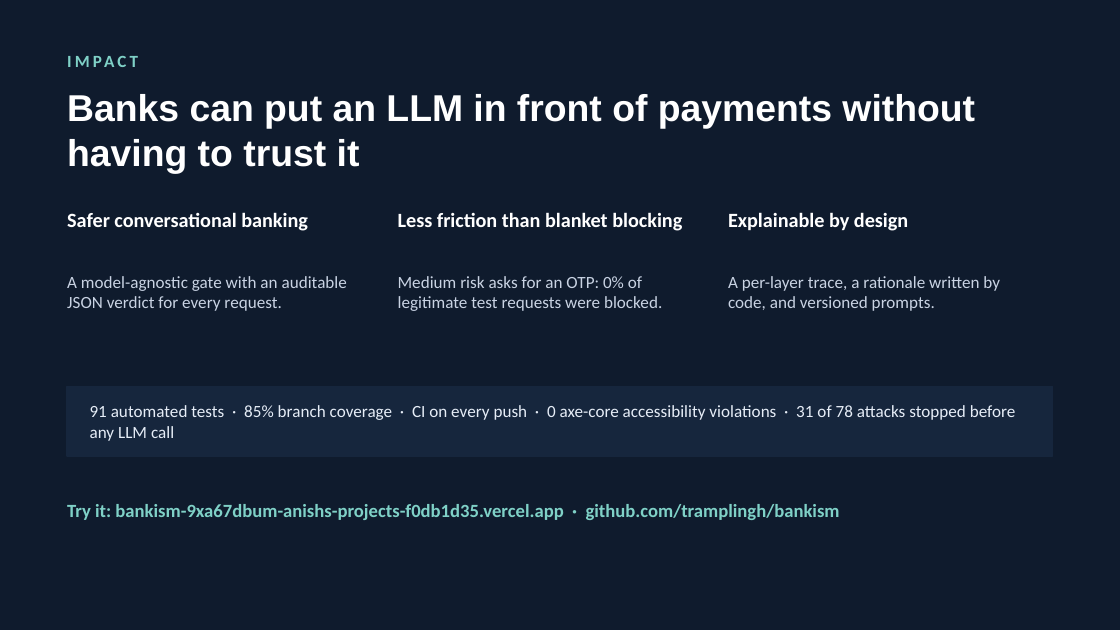
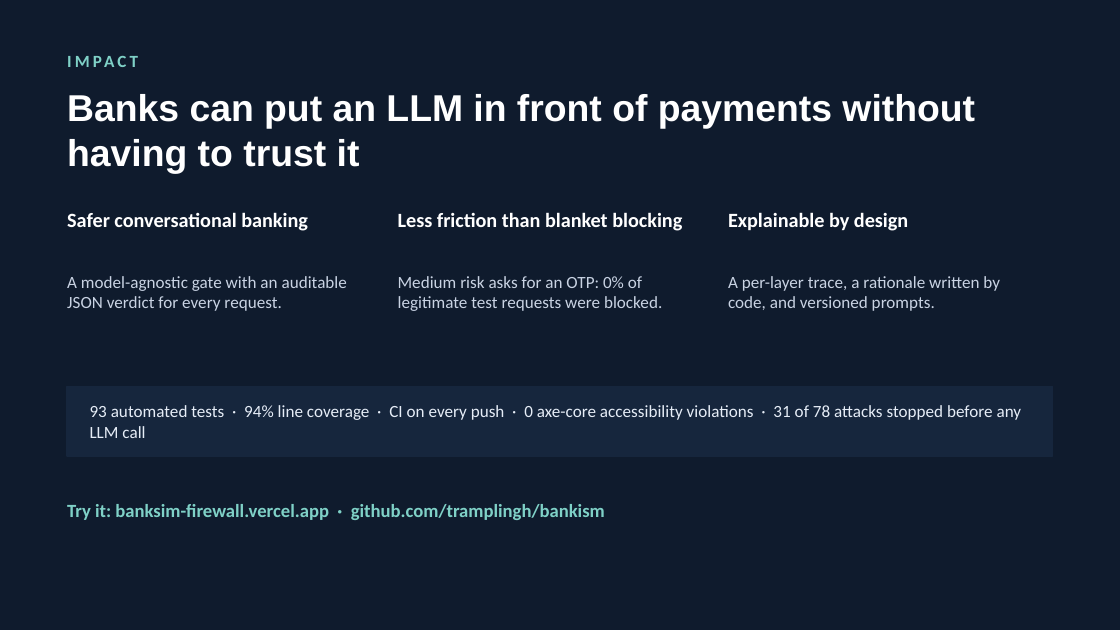
Before and after one commit to tramplingh/Bankism, a slide deck: slide 8 of docs/deck/Bankism.pptx. Drawn at 1120x630 pixels with LibreOffice and Linux fonts; fonts in the diff are those of the drawing. Boxes give left, top, right and bottom in pixels: in the first picture for what was removed or moved away, otherwise in the second. Text is boxed around its words. In the diff, an @@ line names an element or a change of style, - is before the commit and + after.

```diff
--- a/docs/deck/Bankism.pptx
+++ b/docs/deck/Bankism.pptx
@@ text at (90,405,1022,438): text changed @@
-91 automated tests · 85% branch coverage · CI on every push · 0 axe-core accessibility violations · 31 of 78 attacks stopped before any LLM call
+93 automated tests · 94% line coverage · CI on every push · 0 axe-core accessibility violations · 31 of 78 attacks stopped before any LLM call
@@ text at (67,504,605,520): text changed @@
-Try it: bankism-9xa67dbum-anishs-projects-f0db1d35.vercel.app · github.com/tramplingh/bankism
+Try it: banksim-firewall.vercel.app · github.com/tramplingh/bankism
```
Also in this commit, not shown: 1 other slide changed, 5 other files.
